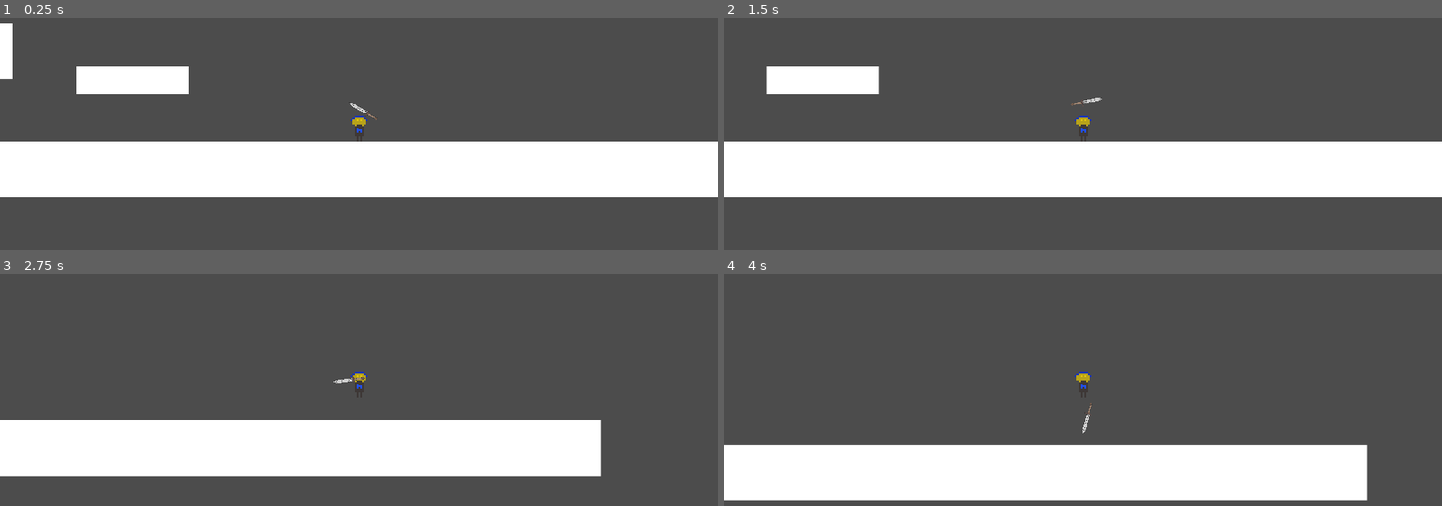
Above: before the commit, frames 1-4 (two rows, left to right).
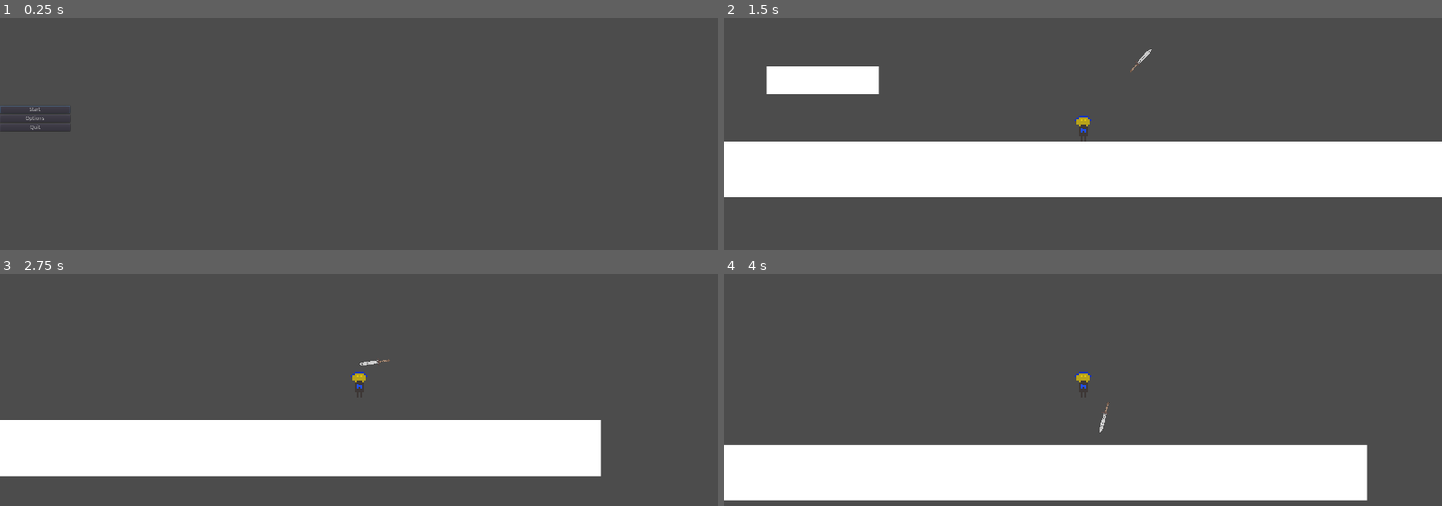
Above: after the commit, the same moments.

Repository: Lorem-Ipsum-Server-Place/GMTK2021-Game
Game: Godot game, scene res://Levels/Menu/MainMenu.tscn
The game is run twice, just before and just after one commit, with the same random seed, the same clock (stepped at 60 frames per second) and the same inputs. Before the commit the project starts from res://Levels/MainGame/Theatre.tscn.
Inputs (mouse positions are in pixels of both pictures, inside the frame that each line leads up to):
- Up to frame 1 (0.25 s): no input
- Up to frame 2 (1.5 s): click (759, 108) at 0.5 s, where only the run after the commit has a clickable "Start"; tap Enter (ui_accept) at 1.25 s; move the mouse to (1240, 108) at 1.27 s; hold D (game_right) from 1.28 s (still down); click (1240, 108) at 1.35 s
- Up to frame 3 (2.75 s): keep holding D (game_right); tap Space (game_jump) at 1.52, 2.27 s; move the mouse to (215, 403) at 2.02 s; click (215, 403) at 2.1 s
- Up to frame 4 (4 s): move the mouse to (1154, 297) at 2.77 s; release D (game_right) at 2.78 s; hold A (game_left) 2.78-3.53 s; click (1154, 297) at 2.85 s; move the mouse to (1047, 464) at 3.52 s; hold D (game_right) from 3.53 s (still down); click (1047, 464) at 3.6 s; tap Space (game_jump) at 3.77 s

The runs differ from the first frame. In frame 1, 27% of the frame differs, in the area x 0-100%, y 2-78%; in frame 2, less than 0.1%; in frame 3, less than 0.1%; in frame 4, less than 0.1%.

Commit message:
Set main scene to the main menu again

Diff:
--- a/MainMenu.gd
+++ b/MainMenu.gd
@@ -5,7 +5,7 @@
 
 
 func _on_Start_pressed():
-	get_tree().change_scene("res://Level.tscn")
+	get_tree().change_scene("res://Levels/MainGame/Theatre.tscn")
 
 
 
--- a/project.godot
+++ b/project.godot
@@ -11,7 +11,7 @@
 [application]
 
 config/name="GMTK2021"
-run/main_scene="res://Levels/MainGame/Theatre.tscn"
+run/main_scene="res://Levels/Menu/MainMenu.tscn"
 config/icon="res://icon.png"
 
 [display]
